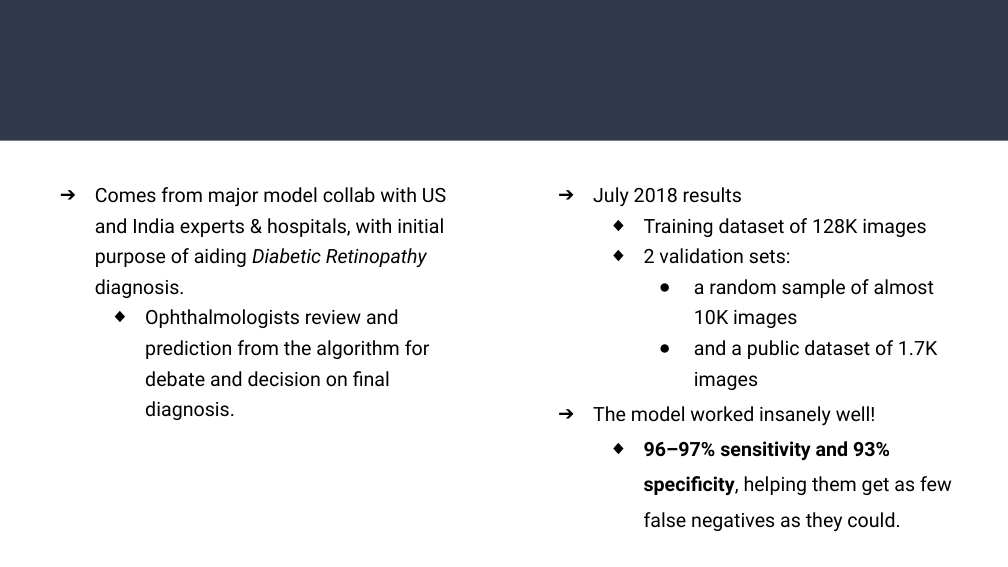
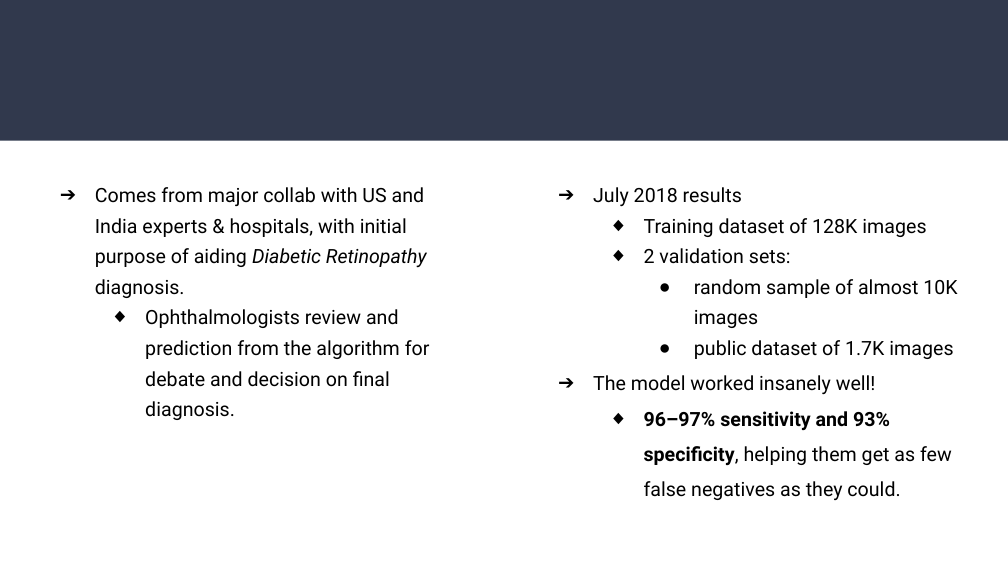
Before and after one commit to valmgisbert/ML-AI-World-Articles, a slide deck: slide 5 of ML-AI - What our eyes can tell us.pptx. Drawn at 1008x567 pixels with LibreOffice and Linux fonts; fonts in the diff are those of the drawing. Boxes give left, top, right and bottom in pixels: in the first picture for what was removed or moved away, otherwise in the second. Text is boxed around its words. In the diff, an @@ line names an element or a change of style, - is before the commit and + after.

```diff
--- a/ML-AI - What our eyes can tell us.pptx
+++ b/ML-AI - What our eyes can tell us.pptx
@@ text at box(95, 187, 427, 298): text changed @@
-➔ Comes from major model collab with US and India experts & hospitals, with initial purpose of aiding Diabetic Retinopathy diagnosis.
+➔ Comes from major collab with US and India experts & hospitals, with initial purpose of aiding Diabetic Retinopathy diagnosis.
@@ text at box(694, 279, 957, 359): text changed @@
-    ● a random sample of almost 10K images
-    ● and a public dataset of 1.7K images
+    ● random sample of almost 10K images
+    ● public dataset of 1.7K images
```
Also in this commit, not shown: 1 other slide changed, 2 other files.
